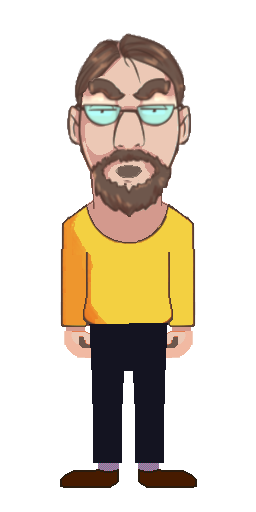
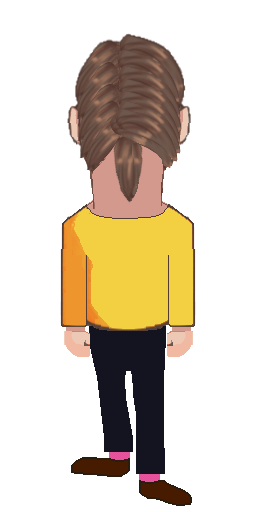
Two versions of the same layered image (w=256, h=512). Layer-by-layer changes:
showed "ArmsB", moved it above "Legs5B", painted on it over [79, 204, 193, 357]
showed "Legs5B", painted on it over [71, 323, 194, 506]
showed "HeadB", painted on it over [67, 33, 191, 243]
hid "ArmsF", moved it above "Legs5F" over [77, 204, 193, 358]
hid "Legs0F" over [60, 323, 197, 488]
hid "HeadF d" over [67, 33, 191, 243]
hid "HeadF c" over [67, 33, 191, 243]
hid "HeadF b" over [67, 33, 191, 243]
hid "HeadF a" over [67, 33, 191, 243]
hid "HeadF" over [67, 33, 191, 243]
